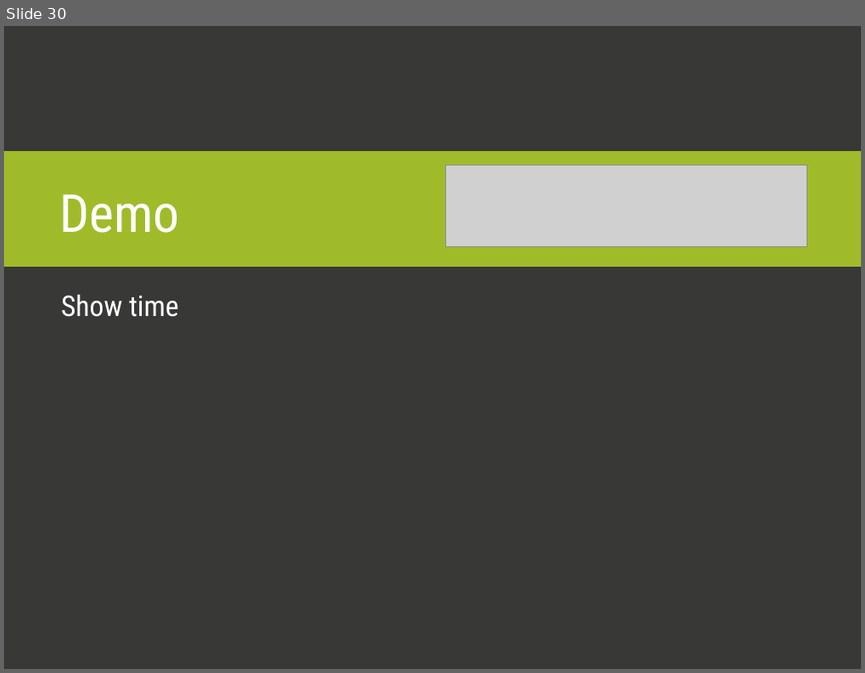
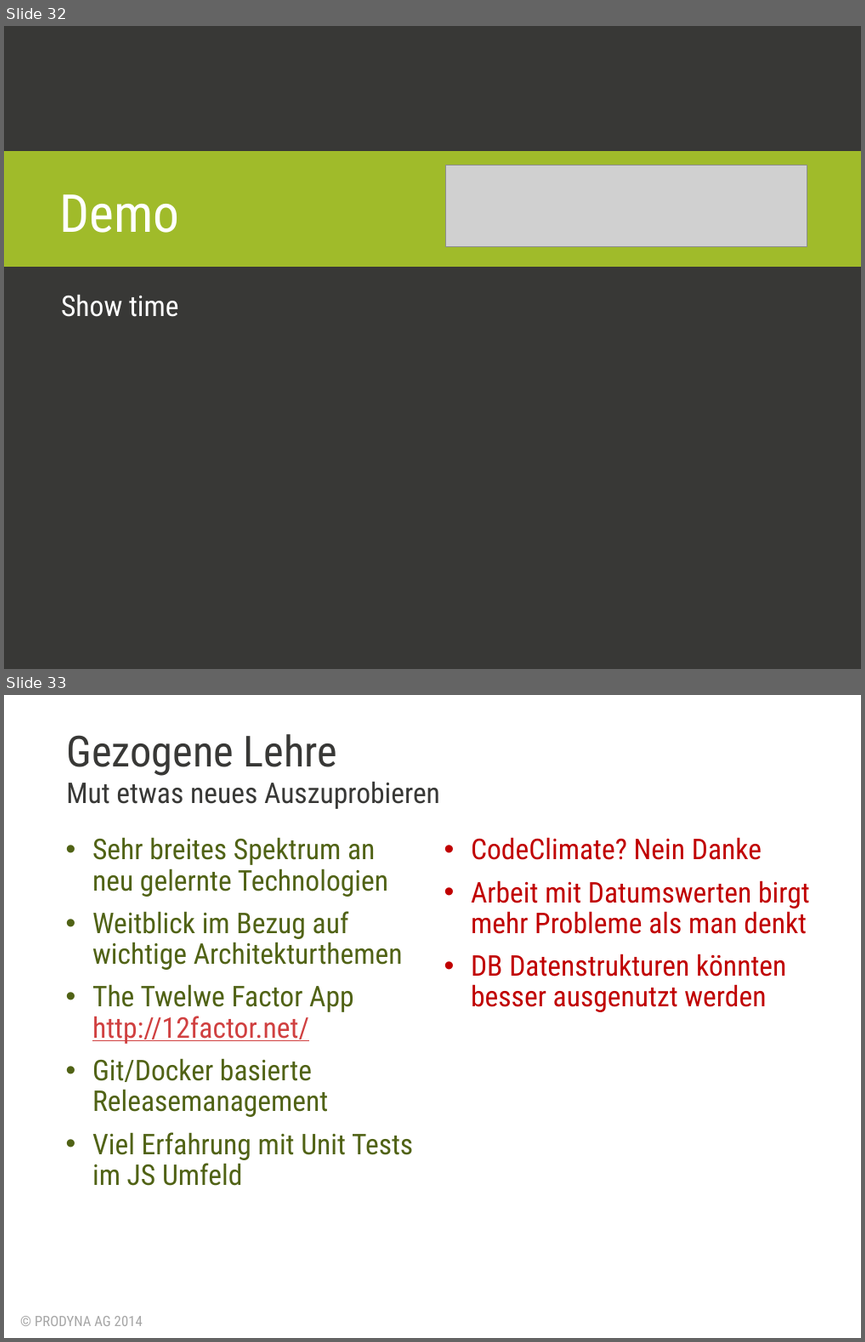
Before and after one commit to lagranovskiy/timetracker-server, a slide deck: doc/AbschlussPräsentation.pptx. Shown one above the other, each under a label of ours: slide 30 before the commit, slides 32 and 33 after it. The pictures are 865x673 and 865x1342 pixels, drawn with LibreOffice and Linux fonts; fonts in the diff are those of the drawing; grey boxes stand for pictures; background and template pictures are left out. Boxes give left, top, right and bottom in pixels: in the first picture for what was removed or moved away, otherwise in the second. Text is boxed around its words. In the diff, an @@ line names an element or a change of style, - is before the commit and + after.

```diff
--- a/doc/AbschlussPräsentation.pptx
+++ b/doc/AbschlussPräsentation.pptx
@@ slide 33 added at (x1=4, y1=695, x2=861, y2=1338), background #FFFFFF @@
@@ title added at (x1=67, y1=734, x2=337, y2=776), 36 pt, text #383836 @@
+Gezogene Lehre
@@ subtitle added at (x1=66, y1=781, x2=440, y2=809), 24 pt, text #383836 @@
+Mut etwas neues Auszuprobieren
@@ text added at (x1=92, y1=837, x2=413, y2=1185), 24 pt, text #506315 @@
+• Sehr breites Spektrum an neu gelernte Technologien
+• Weitblick im Bezug auf wichtige Architekturthemen
+• The Twelwe Factor App
+  http://12factor.net/
+• Git/Docker basierte Releasemanagement
+• Viel Erfahrung mit Unit Tests im JS Umfeld
@@ text added at (x1=471, y1=837, x2=810, y2=1012), 24 pt, text #C00000 @@
+• CodeClimate? Nein Danke
+• Arbeit mit Datumswerten birgt mehr Probleme als man denkt
+• DB Datenstrukturen könnten besser ausgenutzt werden
@@ text added at (x1=35, y1=1315, x2=143, y2=1326), 12 pt, text #A6A6A6 @@
+© PRODYNA AG 2014
@@ what was slide 30 is now slide 32 @@
```
Also in this commit, not shown: 15 slides changed, 2 other slides added, 1 other file.
